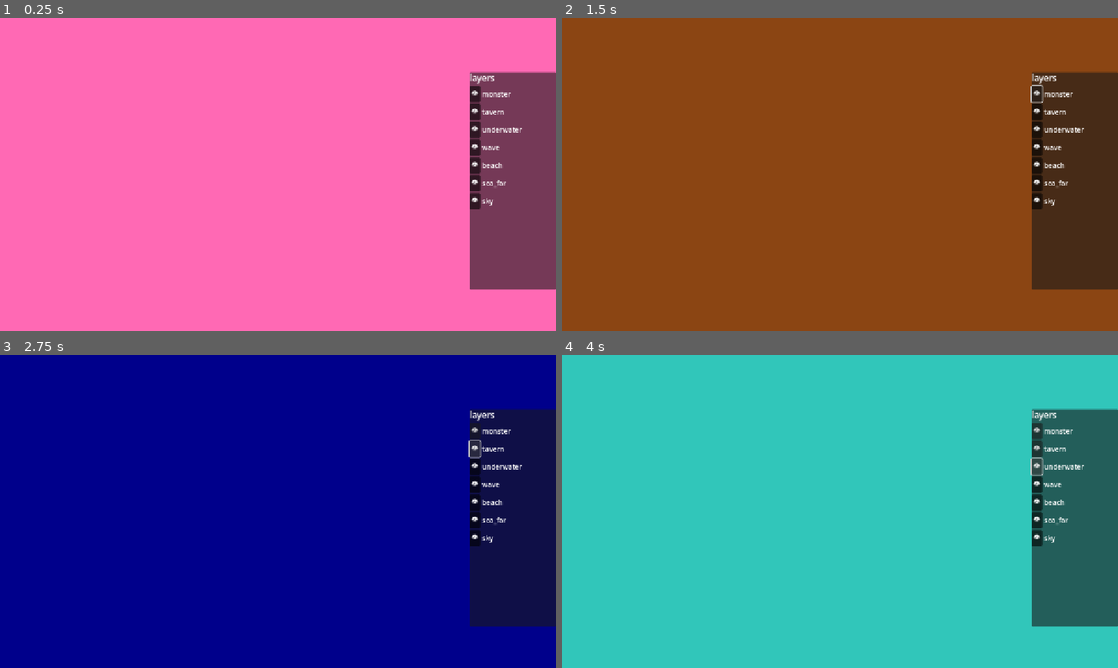
Above: before the commit, frames 1-4 (two rows, left to right).
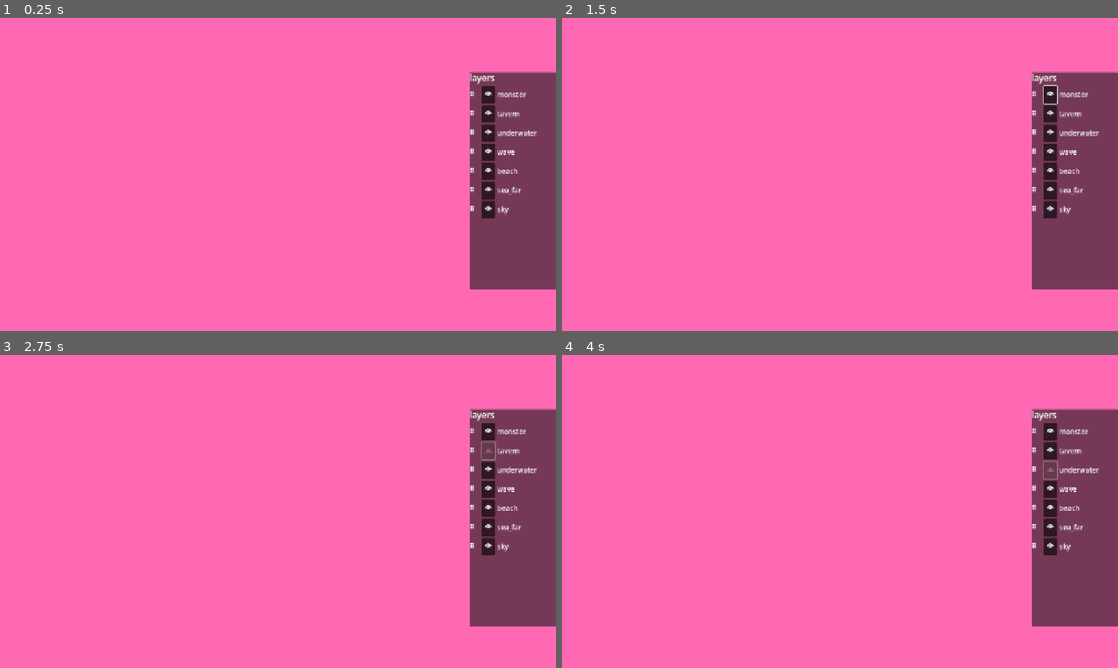
Above: after the commit, the same moments.

Repository: kkkiiijjj/god-of-layers
Game: Godot game, scene res://scenes/levels/pearl/LevelPearl.tscn
Two runs of this game, one before a commit and one after it. Both use one fixed random seed, a clock stepped at 60 frames per second and the inputs below.
Inputs (mouse positions are in pixels of both pictures, inside the frame that each line leads up to):
- Up to frame 1 (0.25 s): no input
- Up to frame 2 (1.5 s): click "👁" at 0.5 s; click (1051, 93) at 1.25 s, where only the run after the commit has a clickable "🙈"
- Up to frame 3 (2.75 s): click "👁" at 2 s
- Up to frame 4 (4 s): click (1051, 452) at 2.75 s, where only the run after the commit has a clickable "🙈"; click "👁" at 3.5 s

The runs differ from the first frame. In frame 1, 2.1% of the frame differs, in the area x 84-97%, y 21-64%; in frame 2, 99%; in frame 3, 100%; in frame 4, 100%, in the area x 0-100%, y 0-100%.

Commit message:
feat: 图层面板完成，支持拖拽排序、眼睛按钮显示隐藏、蓝线插入提示

Diff:
--- a/scripts/LayerPanel.gd
+++ b/scripts/LayerPanel.gd
@@ -1,26 +1,36 @@
 extends PanelContainer
 
-# 每个图层对应一个按钮行
 var layer_buttons: Dictionary = {}
+var dragging_id: String = ""
+var drag_preview: Control = null
+var drop_indicator: Control = null
+var is_dragging: bool = false
+var insert_index: int = -1
 
 
 func _ready() -> void:
-	# 等一帧让 LayerManager 注册完所有图层
 	await get_tree().process_frame
 	_build_panel()
+	_create_drop_indicator()
 	EventBus.layer_reordered.connect(_rebuild_panel)
+
+
+func _create_drop_indicator() -> void:
+	drop_indicator = ColorRect.new()
+	drop_indicator.color = Color(0.2, 0.6, 1.0, 0.9)
+	drop_indicator.custom_minimum_size = Vector2(180, 3)
+	drop_indicator.visible = false
+	drop_indicator.mouse_filter = Control.MOUSE_FILTER_IGNORE
+	$VBoxContainer.add_child(drop_indicator)
 
 
 func _build_panel() -> void:
 	var vbox = $VBoxContainer
-
-	# 清空旧按钮（重建时用）
 	for child in vbox.get_children():
-		if child.name != "Title":
+		if child.name != "Title" and child != drop_indicator:
 			child.queue_free()
 	layer_buttons.clear()
 
-	# 从上到下显示图层（最上层在面板顶部）
 	var layers_reversed = LayerManager.layers.duplicate()
 	layers_reversed.reverse()
 
@@ -33,26 +43,161 @@
 func _create_layer_row(layer: Node, layer_id: String) -> HBoxContainer:
 	var row = HBoxContainer.new()
 	row.set_meta("layer_id", layer_id)
-
-	# 眼睛按钮（显示/隐藏）
+	row.custom_minimum_size = Vector2(180, 40)
+
+	# 拖拽把手
+	var handle = Label.new()
+	handle.text = "⠿"
+	handle.custom_minimum_size = Vector2(24, 0)
+	handle.vertical_alignment = VERTICAL_ALIGNMENT_CENTER
+	handle.mouse_default_cursor_shape = Control.CURSOR_DRAG
+	handle.mouse_filter = Control.MOUSE_FILTER_STOP
+	handle.gui_input.connect(func(event):
+		_on_handle_input(event, layer_id)
+	)
+
+	# 眼睛按钮
 	var eye_btn = Button.new()
 	eye_btn.text = "👁"
 	eye_btn.toggle_mode = true
 	eye_btn.button_pressed = true
-	eye_btn.pressed.connect(func():
-		LayerManager.set_visible(layer_id, eye_btn.button_pressed)
+	eye_btn.custom_minimum_size = Vector2(32, 0)
+	eye_btn.toggled.connect(func(pressed: bool):
+		LayerManager.set_visible(layer_id, pressed)
+		eye_btn.text = "👁" if pressed else "🙈"
+		eye_btn.modulate = Color.WHITE if pressed else Color(1, 1, 1, 0.4)
 	)
 
-	# 图层名称标签
+	# 图层名称
 	var label = Label.new()
-	label.text = layer.get_meta("layer_id", layer_id)
+	label.text = layer_id
 	label.size_flags_horizontal = Control.SIZE_EXPAND_FILL
-
+	label.vertical_alignment = VERTICAL_ALIGNMENT_CENTER
+
+	row.add_child(handle)
 	row.add_child(eye_btn)
 	row.add_child(label)
 	layer_buttons[layer_id] = row
 	return row
 
 
+func _on_handle_input(event: InputEvent, layer_id: String) -> void:
+	if event is InputEventMouseButton and event.button_index == MOUSE_BUTTON_LEFT:
+		if event.pressed:
+			dragging_id = layer_id
+			is_dragging = true
+			_show_drag_preview(layer_id)
+		else:
+			_end_drag()
+
+
+func _process(_delta: float) -> void:
+	if not is_dragging:
+		return
+
+	if drag_preview:
+		drag_preview.global_position = get_viewport().get_mouse_position() + Vector2(10, 10)
+
+	_update_drop_indicator()
+
+	if not Input.is_mouse_button_pressed(MOUSE_BUTTON_LEFT):
+		_end_drag()
+
+
+func _update_drop_indicator() -> void:
+	var vbox = $VBoxContainer
+	var mouse_pos = vbox.get_local_mouse_position()
+	var rows = []
+	for child in vbox.get_children():
+		if child.name != "Title" and child != drop_indicator:
+			rows.append(child)
+
+	insert_index = rows.size()  # 默认插入到最底部
+
+	for i in rows.size():
+		var child = rows[i]
+		var child_mid = child.position.y + child.size.y / 2.0
+		if mouse_pos.y < child_mid:
+			insert_index = i
+			break
+
+	# 计算蓝线 y 位置
+	var indicator_y: float
+	if insert_index == 0:
+		indicator_y = rows[0].position.y - 1
+	elif insert_index >= rows.size():
+		var last = rows[rows.size() - 1]
+		indicator_y = last.position.y + last.size.y - 1
+	else:
+		indicator_y = rows[insert_index].position.y - 1
+
+	drop_indicator.visible = true
+	drop_indicator.position = Vector2(0, indicator_y)
+	vbox.move_child(drop_indicator, vbox.get_child_count() - 1)
+
+	# 调试
+	print("insert_index: ", insert_index, " / ", rows.size())
+
+
+
+func _show_drag_preview(layer_id: String) -> void:
+	if drag_preview:
+		drag_preview.queue_free()
+	drag_preview = PanelContainer.new()
+	drag_preview.custom_minimum_size = Vector2(180, 40)
+	drag_preview.z_index = 100
+	var label = Label.new()
+	label.text = "  " + layer_id
+	label.vertical_alignment = VERTICAL_ALIGNMENT_CENTER
+	drag_preview.add_child(label)
+	drag_preview.modulate = Color(1, 1, 1, 0.75)
+	get_tree().root.add_child(drag_preview)
+
+
+func _end_drag() -> void:
+	if not is_dragging:
+		return
+	is_dragging = false
+	drop_indicator.visible = false
+
+	var vbox = $VBoxContainer
+	var rows = []
+	for child in vbox.get_children():
+		if child.name != "Title" and child != drop_indicator:
+			rows.append(child)
+
+	var total = LayerManager.layers.size()
+	var from_layer = _find_layer_by_id(dragging_id)
+
+	if from_layer and insert_index >= 0:
+		# 面板从上到下是 layers[total-1] 到 layers[0]
+		# insert_index=0 表示面板最顶部，对应 LayerManager index = total-1
+		var from_index = LayerManager.layers.find(from_layer)
+		var panel_from = total - 1 - from_index  # 被拖层在面板里的位置
+
+		# 从上往下拖时（insert_index > panel_from），需要减1修正
+		var adjusted_insert = insert_index
+		if insert_index > panel_from:
+			adjusted_insert = insert_index - 1
+
+		var to_index = clamp(total - 1 - adjusted_insert, 0, total - 1)
+		print("从: ", dragging_id, " 当前: ", LayerManager.layers.find(from_layer), " 目标: ", to_index)
+		LayerManager.reorder_layer(from_layer, to_index)
+
+	if drag_preview:
+		drag_preview.queue_free()
+		drag_preview = null
+	dragging_id = ""
+	insert_index = -1
+
+func _find_layer_by_id(layer_id: String) -> Node:
+	for layer in LayerManager.layers:
+		if layer.get_meta("layer_id", "") == layer_id:
+			return layer
+	return null
+
+
 func _rebuild_panel() -> void:
 	_build_panel()
+	if drop_indicator == null:
+		_create_drop_indicator()
--- /dev/null
+++ b/scripts/LayerRow.gd
@@ -0,0 +1,14 @@
+class_name LayerRow
+extends HBoxContainer
+
+var panel: Control = null
+var layer_id: String = ""
+
+
+func _can_drop_data(_pos: Vector2, data: Variant) -> bool:
+	return data is Dictionary and data.has("layer_id")
+
+
+func _drop_data(_pos: Vector2, data: Variant) -> void:
+	if panel:
+		panel._drop_data_fw(self, _pos, data)
